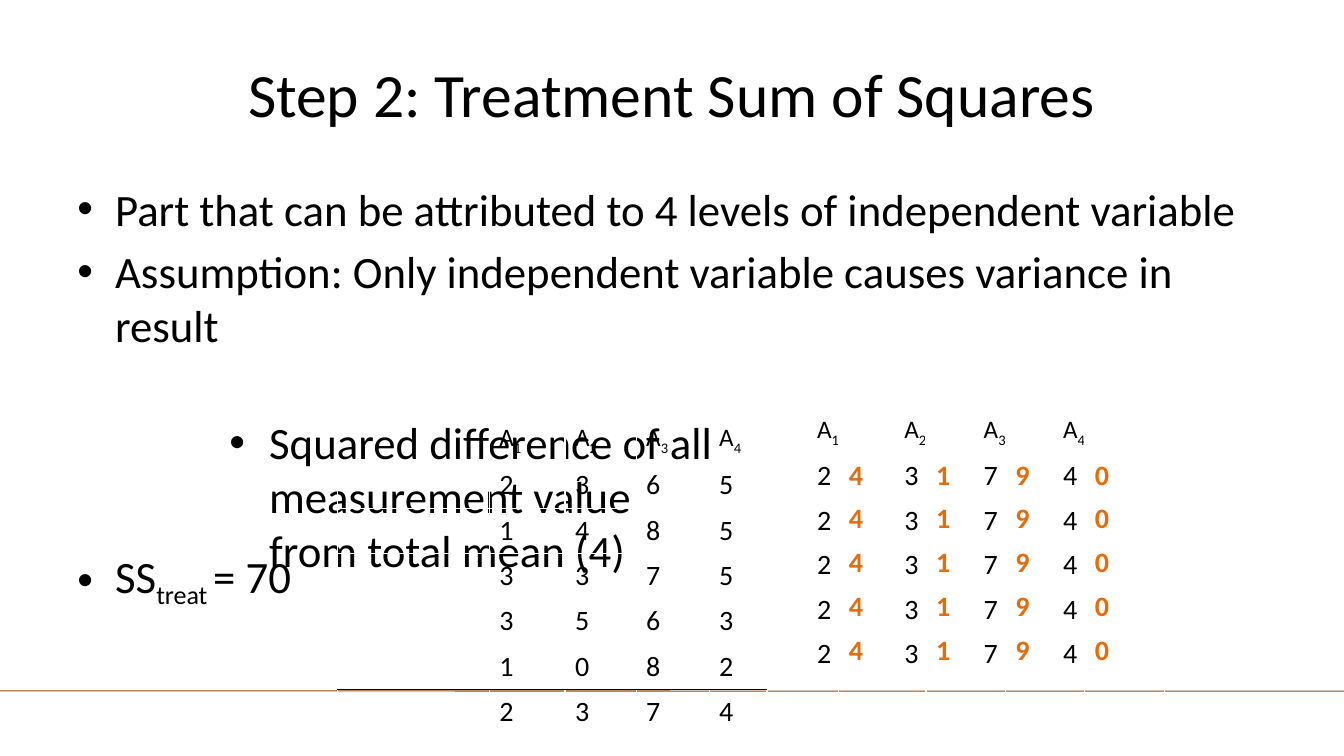
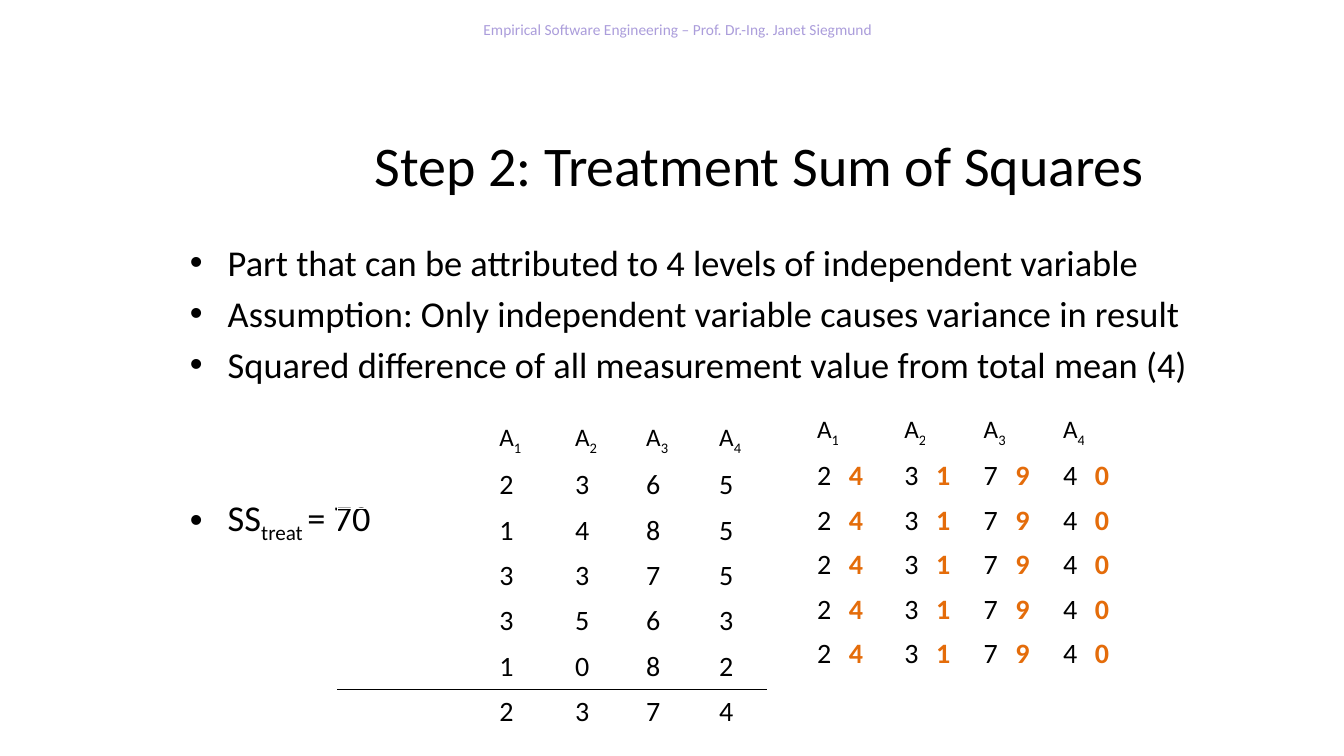
Before and after one commit to feigensp/lehre, a slide deck: slide 39 of ese/WS1920/04_Analysis.pptx (slide 38 before the commit). Drawn at 1344x756 pixels with LibreOffice and Linux fonts; fonts in the diff are those of the drawing; background and template pictures are left out. Boxes give left, top, right and bottom in pixels: in the first picture for what was removed or moved away, otherwise in the second. Text is boxed around its words. In the diff, an @@ line names an element or a change of style, - is before the commit and + after.

```diff
--- a/ese/WS1920/04_Analysis.pptx
+++ b/ese/WS1920/04_Analysis.pptx
@@ text added at [483, 24, 871, 38], 11 pt, text #AB9DDB @@
+Empirical Software Engineering – Prof. Dr.-Ing. Janet Siegmund
@@ title "Step 2: Treatment Sum of ...": place and size @@
-title "Step 2: Treatment Sum of ..." at [248, 74, 1095, 127]
+title "Step 2: Treatment Sum of ..." at [375, 147, 1144, 195]
@@ title "Step 2: Treatment Sum of ..." at [375, 147, 1144, 195]: size 44 to 40 pt @@
@@ text "Part that can be attributed ...": place and size @@
-text "Part that can be attributed ..." at [115, 195, 1235, 594]
+text "Part that can be attributed ..." at [228, 250, 1187, 532]
@@ text at [228, 250, 1179, 532]: size 32 to 26 pt in "Part that can be attributed to 4 ...", "Assumption: Only independent variable causes variance in ...", "SStreat = 70"; less space between paragraphs @@
@@ text at [228, 351, 1187, 384]: paragraph added @@
+• Squared difference of all measurement value from total mean (4)
@@ text removed at [269, 428, 712, 578] @@
-• Squared difference of all measurement value from total mean (4)
@@ line removed from (0, 691) to (1344, 692) @@
```
Also in this commit, not shown: 40 other slides changed, 3 slides added, 18 slides removed, 5 other files.
